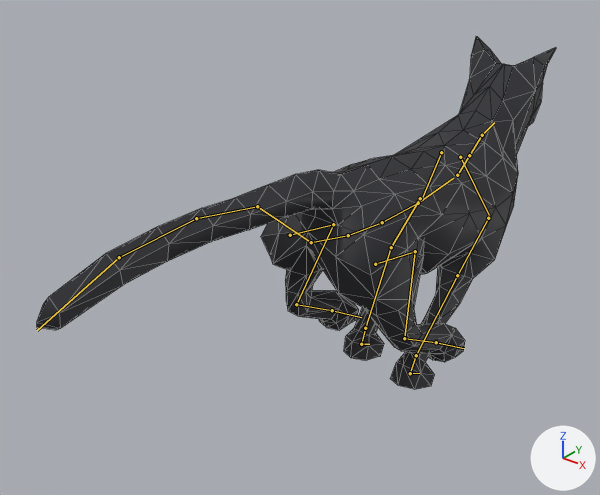
Renders of the glTF model public/models/cat.glb from each side of a commit.
Camera for both pictures: a camera (50 mm lens) standing at (0.418, -0.687, 0.541) and looking at (-0.048, -0.104, 0.179). Every picture has the same lights, and +X, +Y and +Z are marked at lower right. The first picture is the older version. Both versions are drawn at frame 7 of the action 'run'; the numbers are the values there. The bones that bend it are drawn over the model as lines. Mesh edges are drawn as thin lines.

The first picture shows 'cat_body'.
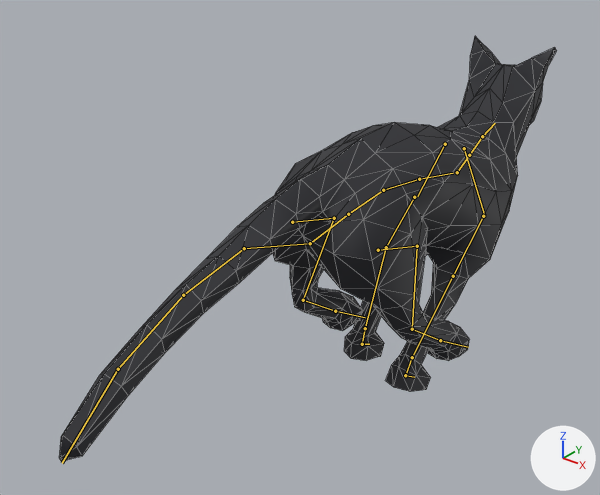
Boxes (x1, y1, x2, y2) around the edits, measured in the pictures (600 x 495 px):
'cat_body', posed (20% taller): before (37, 36, 556, 389); after (59, 36, 557, 461)
bone 'DEF-spine', root to tip: before (311, 242) to (348, 235); after (310, 243) to (348, 214)
bone 'DEF-spine.001', root to tip: before (348, 235) to (382, 222); after (348, 214) to (383, 190)
bone 'DEF-spine.002', root to tip: before (382, 222) to (418, 203); after (383, 190) to (419, 179)
bone 'DEF-spine.003', root to tip: before (418, 203) to (453, 178); after (419, 179) to (453, 173)
bone 'DEF-upper_arm.L', root to tip: before (420, 198) to (391, 247); after (414, 197) to (386, 247)
bone 'DEF-forearm.L', root to tip: before (391, 247) to (365, 328); after (386, 247) to (365, 328)
bone 'DEF-upper_arm.R', root to tip: before (488, 218) to (457, 275); after (483, 216) to (453, 276)
bone 'DEF-f_toe.R', root to tip: before (410, 373) to (419, 373); after (405, 375) to (414, 377)
bone 'DEF-spine.004', root to tip: before (457, 175) to (469, 155); after (457, 172) to (469, 155)
bone 'DEF-spine.006', root to tip: before (482, 135) to (494, 122); after (482, 136) to (495, 123)
bone 'DEF-thigh.L', root to tip: before (290, 235) to (333, 224); after (292, 222) to (334, 218)
bone 'DEF-shin.L', root to tip: before (333, 224) to (296, 304); after (334, 218) to (303, 300)
bone 'DEF-foot.L', root to tip: before (296, 304) to (332, 310); after (303, 300) to (335, 311)
bone 'DEF-thigh.R', root to tip: before (375, 264) to (415, 251); after (378, 250) to (417, 246)
bone 'DEF-shin.R', root to tip: before (415, 251) to (404, 338); after (417, 246) to (412, 329)
bone 'DEF-foot.R', root to tip: before (404, 338) to (436, 342); after (412, 329) to (440, 340)
bone 'DEF-r_toe.R', root to tip: before (436, 342) to (464, 348); after (440, 340) to (468, 347)

The edits, one by one:
Bone 'DEF-spine' (bone_def_spine) moves from (0.01, 0.002, 0.0) to (0.01, 0.001, 0.0).
Bone 'DEF-spine' (bone_def_spine) turns from (0, 0, -14) to (0, 0, 8) degrees about its own x, y and z.
Bone 'DEF-spine.001' (bone_def_spine_001) turns from (0, 0, 4) to (0, 0, -6) degrees about its own x, y and z.
Bone 'DEF-spine.002' (bone_def_spine_002) turns from (0, 0, 7) to (0, 0, -12) degrees about its own x, y and z.
Bone 'DEF-spine.003' (bone_def_spine_003) turns from (0, 0, 4) to (0, 0, -6) degrees about its own x, y and z.
Bone 'DEF-upper_arm.L' (bone_def_upper_arm_l) turns from (-36, 1, 3) to (-19, 0, 1) degrees about its own x, y and z.
Bone 'DEF-forearm.L' (bone_def_forearm_l) turns from (2, -1, 0) to (7, 0, 0) degrees about its own x, y and z.
Bone 'DEF-upper_arm.R' (bone_def_upper_arm_r) turns from (-29, -1, -4) to (-11, 0, -3) degrees about its own x, y and z.
Bone 'DEF-f_toe.R' (bone_def_f_toe_r) turns from (45, 0, 3) to (40, 0, 3) degrees about its own x, y and z.
Bone 'DEF-spine.004' (bone_def_spine_004) turns from (0, 0, -4) to (0, 0, 6) degrees about its own x, y and z.
Bone 'DEF-spine.006' (bone_def_spine_006) turns from (0, 0, 1) to (0, 0, 10) degrees about its own x, y and z.
Bone 'DEF-thigh.L' (bone_def_thigh_l) turns from (-60, 0, 0) to (-33, 0, 0) degrees about its own x, y and z.
Bone 'DEF-shin.L' (bone_def_shin_l) turns from (41, 0, -1) to (30, 0, -1) degrees about its own x, y and z.
Bone 'DEF-foot.L' (bone_def_foot_l) turns from (-40, 0, 0) to (-29, 0, 0) degrees about its own x, y and z.
Bone 'DEF-thigh.R' (bone_def_thigh_r) turns from (-59, 0, 0) to (-31, 0, 0) degrees about its own x, y and z.
Bone 'DEF-shin.R' (bone_def_shin_r) turns from (12, 0, 1) to (-2, 0, 0) degrees about its own x, y and z.
Bone 'DEF-foot.R' (bone_def_foot_r) turns from (-12, 0, 0) to (2, 0, 0) degrees about its own x, y and z.
Bone 'DEF-r_toe.R' (bone_def_r_toe_r) turns from (45, 0, 0) to (39, -1, -1) degrees about its own x, y and z.
